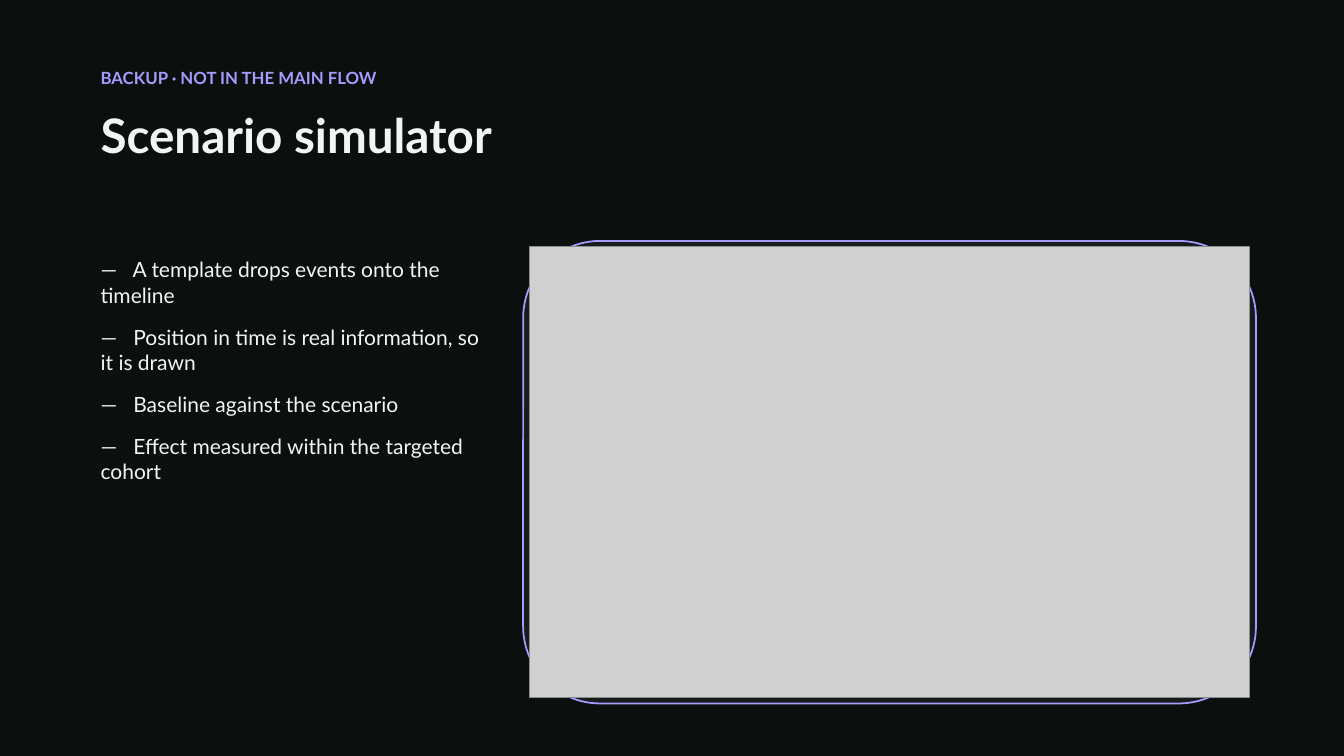
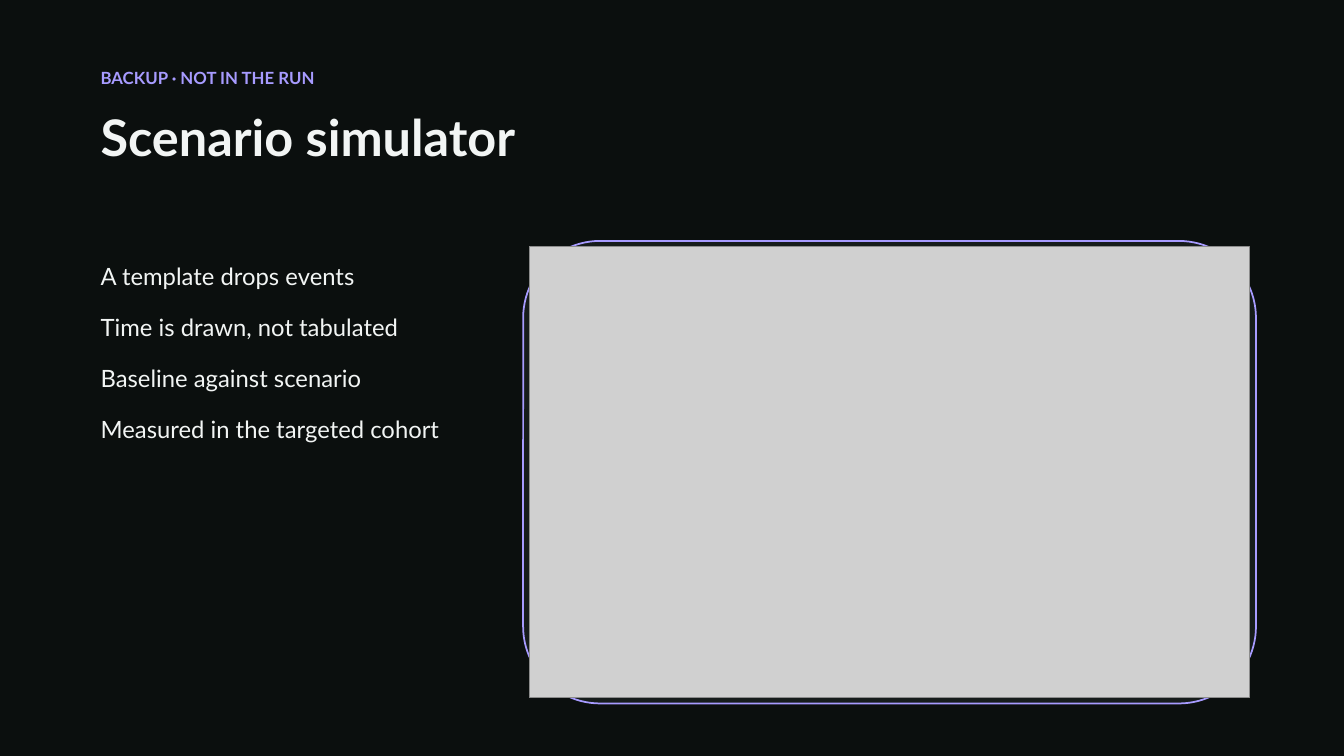
Before and after one commit to AzizKhayati1/companysim, a slide deck: slide 23 of docs/reading-the-paperwork.pptx. Drawn at 1344x756 pixels with LibreOffice and Linux fonts; fonts in the diff are those of the drawing; grey boxes stand for pictures. Boxes give left, top, right and bottom in pixels: in the first picture for what was removed or moved away, otherwise in the second. Text is boxed around its words. In the diff, an @@ line names an element or a change of style, - is before the commit and + after.

```diff
--- a/docs/reading-the-paperwork.pptx
+++ b/docs/reading-the-paperwork.pptx
@@ text at [101,71,314,84]: text changed @@
-BACKUP · NOT IN THE MAIN FLOW
+BACKUP · NOT IN THE RUN
@@ text "Scenario simulator" at [101,118,516,157]: size 34 to 36 pt @@
@@ text at [101,267,439,443]: text changed; size 15 to 17 pt @@
-— A template drops events onto the timeline
-— Position in time is real information, so it is drawn
-— Baseline against the scenario
-— Effect measured within the targeted cohort
+A template drops events
+Time is drawn, not tabulated
+Baseline against scenario
+Measured in the targeted cohort
```
Also in this commit, not shown: 28 other slides changed, 2 other files.
